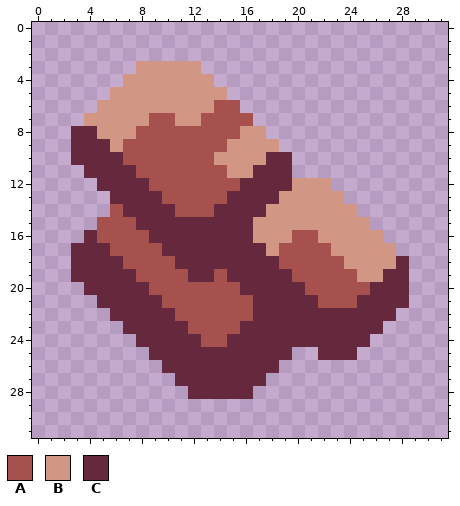
Two states of a pixel-art sprite, assets/sprites/items/vanadium.png. The picture above was drawn from the file before the commit.
The file is 32x32 pixels.
Palette (. is transparent): A #a7514f  B #d19684  C #66283c
Pixels before, first column x 3:
 3 .....BBBBB................
 4 ....BBBBBBB...............
 5 ...BBBBBBBBB..............
 6 ..BBBBBBBBBAA.............
 7 .BBBBBAABBAAAA............
 8 CCBBBAAAAAAAABB...........
 9 CCCBAAAAAAAABBBB..........
10 CCCCAAAAAAABBBBCC.........
11 .CCCCAAAAAAABBCCC.........
12 ..CCCCAAAAAAACCCCBBB......
13 ...CCCCAAAAACCCCBBBBB.....
14 ...ACCCCAAACCCCBBBBBBB....
15 ..AAACCCCCCCCCBBBBBBBBB...
16 .CAAAACCCCCCCCBBBAABBBBB..
17 CCCAAAACCCCCCCCBAAAABBBBB.
18 CCCCAAAACCCCCCCCAAAAABBBBC
19 CCCCCAAAACCACCCCCAAAAABBCC
20 .CCCCCAAAAAAACCCCCAAAAACCC
21 ..CCCCCAAAAAAACCCCCAAACCCC
22 ...CCCCCAAAAAACCCCCCCCCCC.
23 ....CCCCCAAAACCCCCCCCCCC..
24 .....CCCCCAACCCCCCCCCCC...
25 ......CCCCCCCCCCC..CCC....
26 .......CCCCCCCCC..........
27 ........CCCCCCC...........
28 .........CCCCC............
After the commit:
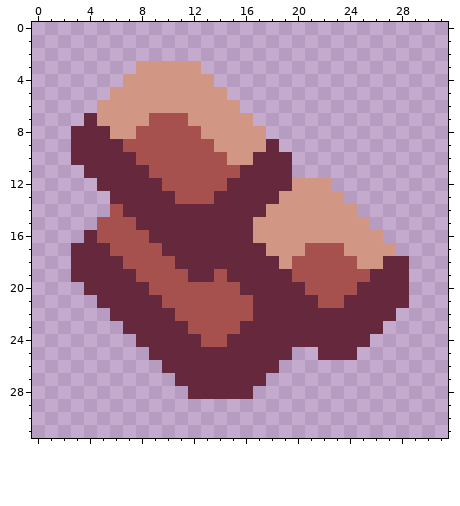
Difference:
y 6: x 14..15 AA -> BB
y 7: x 4 B -> C; x 11 B -> A; x 13..16 AAAA -> BBBB
y 8: x 5 B -> C; x 13..15 AAA -> BBB
y 9: x 6 B -> C; x 14 A -> B; x 18 B -> C
y 10: x 7 A -> C; x 14 B -> A; x 17 B -> C
y 11: x 8 A -> C; x 15..16 BB -> AC
y 12: x 9 A -> C; x 15 A -> C
y 13: x 10 A -> C; x 14 A -> C
y 14: x 11..13 AAA -> CCC
y 16: x 20..21 AA -> BB
y 17: x 19..20 AA -> BB; x 23 B -> A
y 18: x 19 A -> B; x 24 B -> A; x 27 B -> C
y 19: x 25..26 BB -> AC
y 20: x 25 A -> C
y 21: x 24 A -> C
